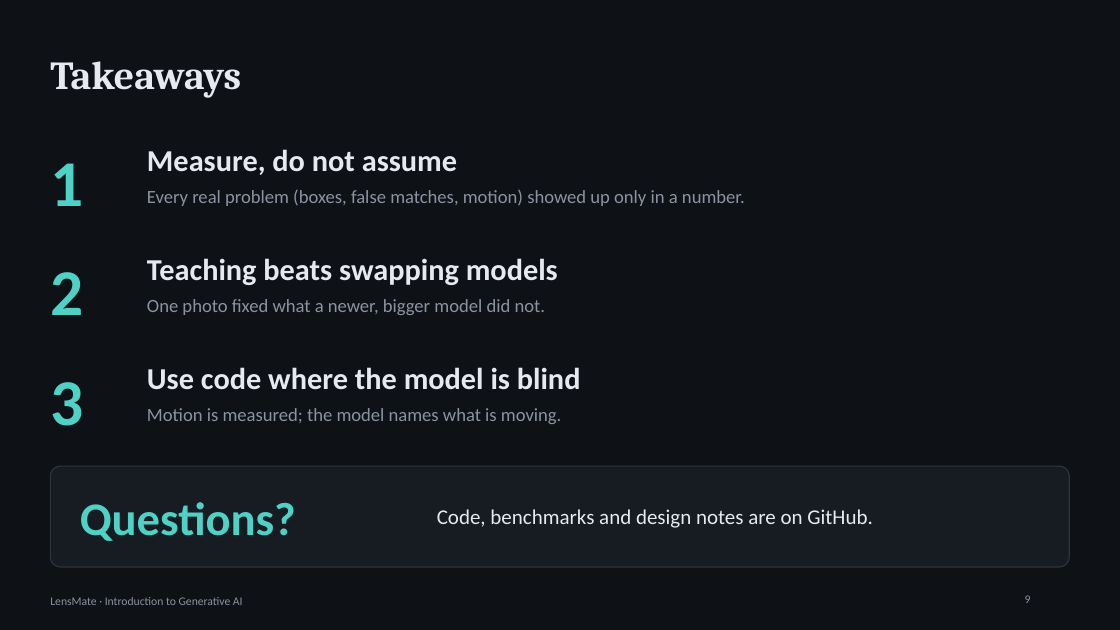
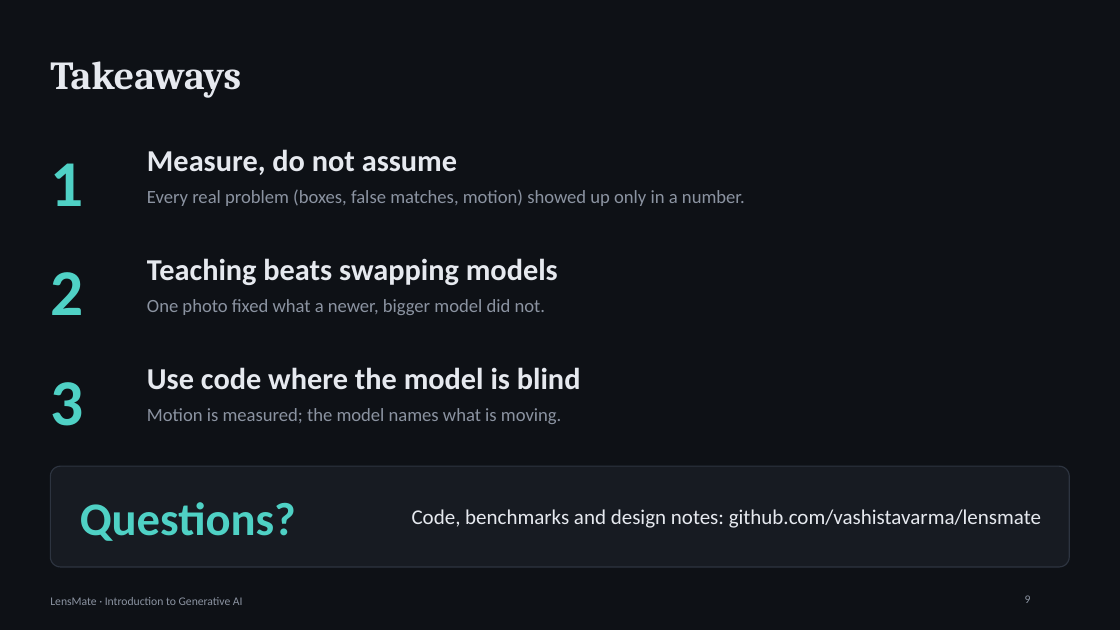
Before and after one commit to vashistavarma/lensmate, a slide deck: slide 9 of docs/LensMate_presentation.pptx. Drawn at 1120x630 pixels with LibreOffice and Linux fonts; fonts in the diff are those of the drawing. Boxes give left, top, right and bottom in pixels: in the first picture for what was removed or moved away, otherwise in the second. Text is boxed around its words. In the diff, an @@ line names an element or a change of style, - is before the commit and + after.

```diff
--- a/docs/LensMate_presentation.pptx
+++ b/docs/LensMate_presentation.pptx
@@ text at [412,509,1041,528]: text changed @@
-Code, benchmarks and design notes are on GitHub.
+Code, benchmarks and design notes: github.com/vashistavarma/lensmate
```
Also in this commit, not shown: 1 other file.
